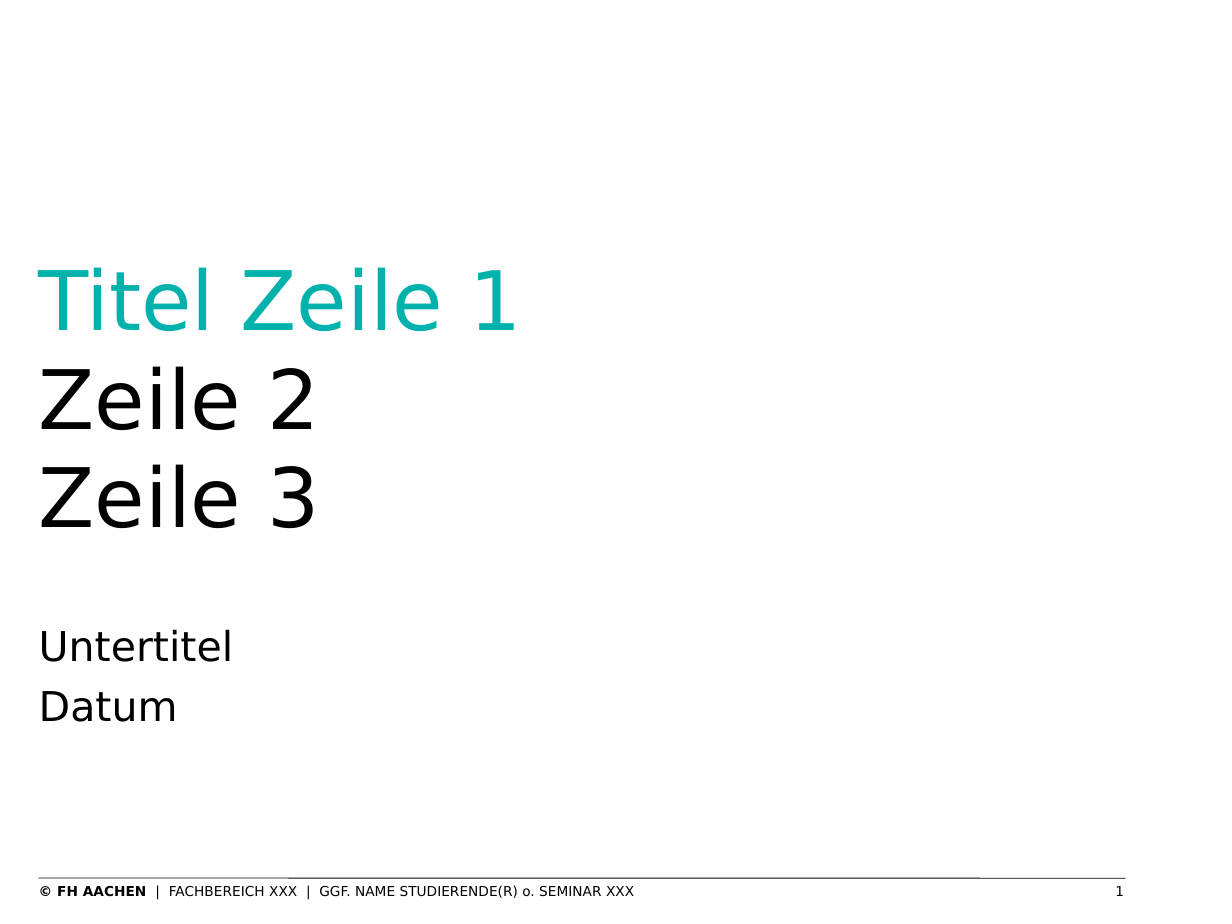
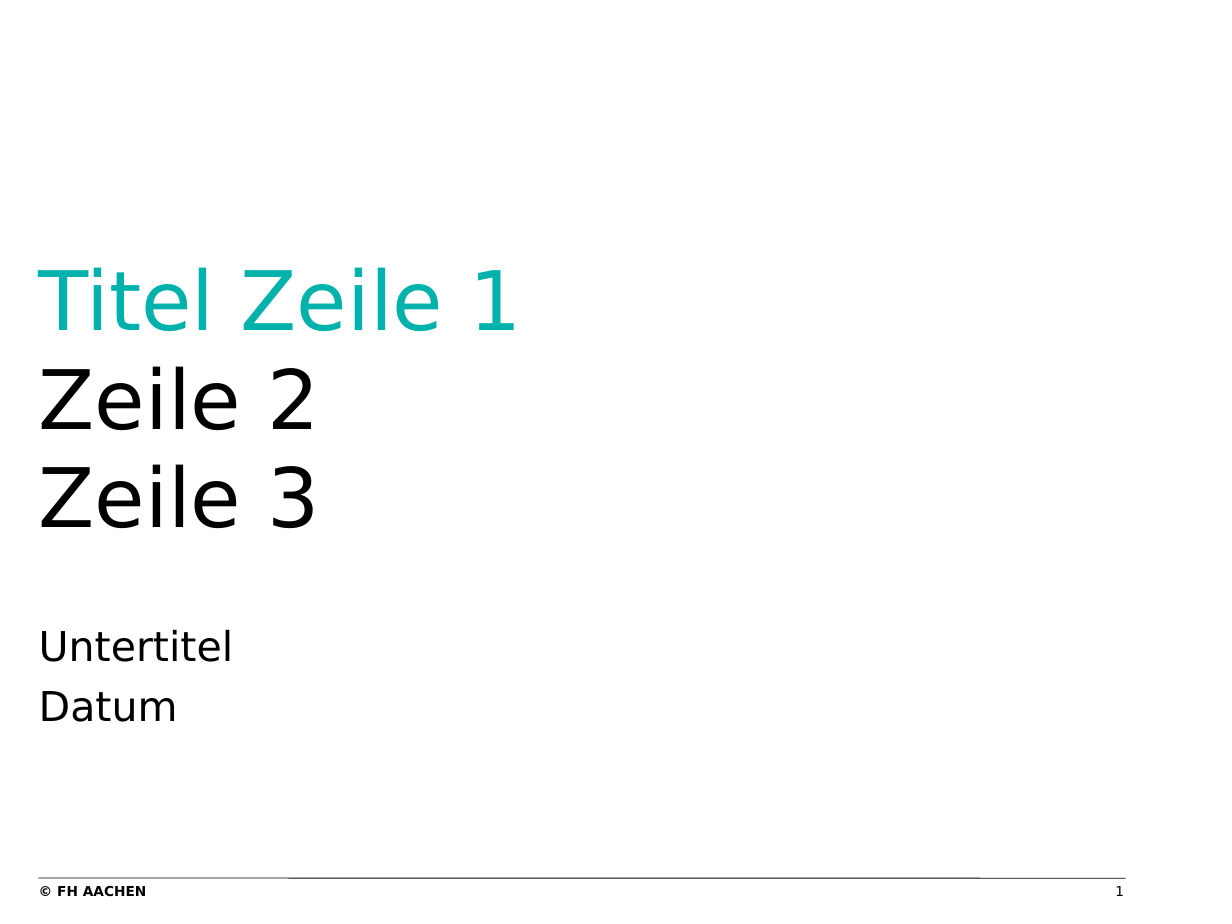
Before and after one commit to tfassbender/deep_learning_team_rnn, a slide deck: slide 1 of fh_corporate_design.odp. Drawn at 1232x924 pixels with LibreOffice and Linux fonts; fonts in the diff are those of the drawing; background and template pictures are left out. Boxes give left, top, right and bottom in pixels: in the first picture for what was removed or moved away, otherwise in the second. Text is boxed around its words. In the diff, an @@ line names an element or a change of style, - is before the commit and + after.

```diff
--- a/fh_corporate_design.odp
+++ b/fh_corporate_design.odp
@@ text at <box>57,886,147,897</box>: text changed; bold on @@
-© FH AACHEN | FACHBEREICH XXX | GGF. NAME STUDIERENDE(R) o. SEMINAR XXX
+© FH AACHEN
```
Also in this commit, not shown: 4 other slides changed, 1 other file.
